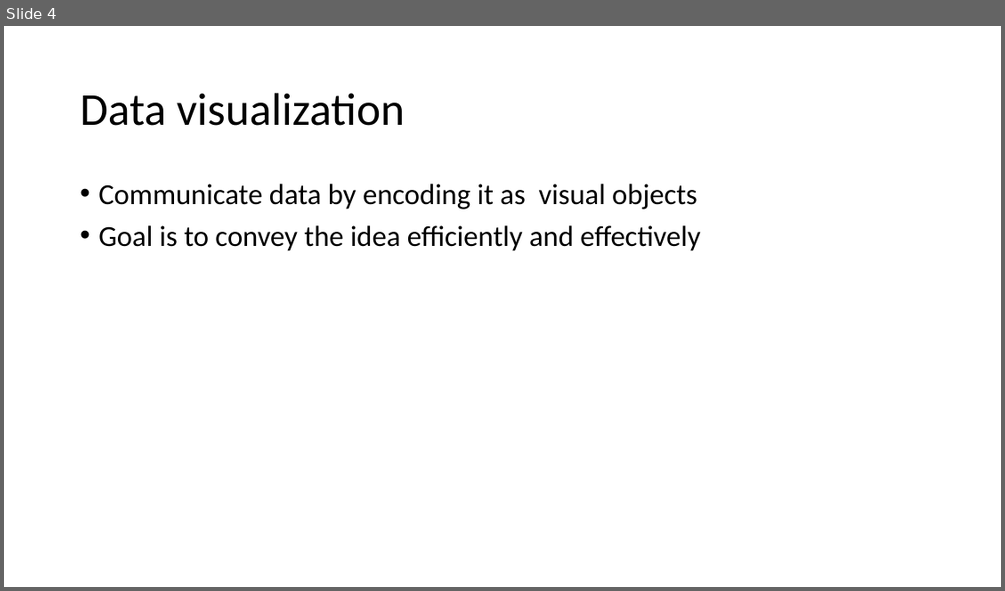
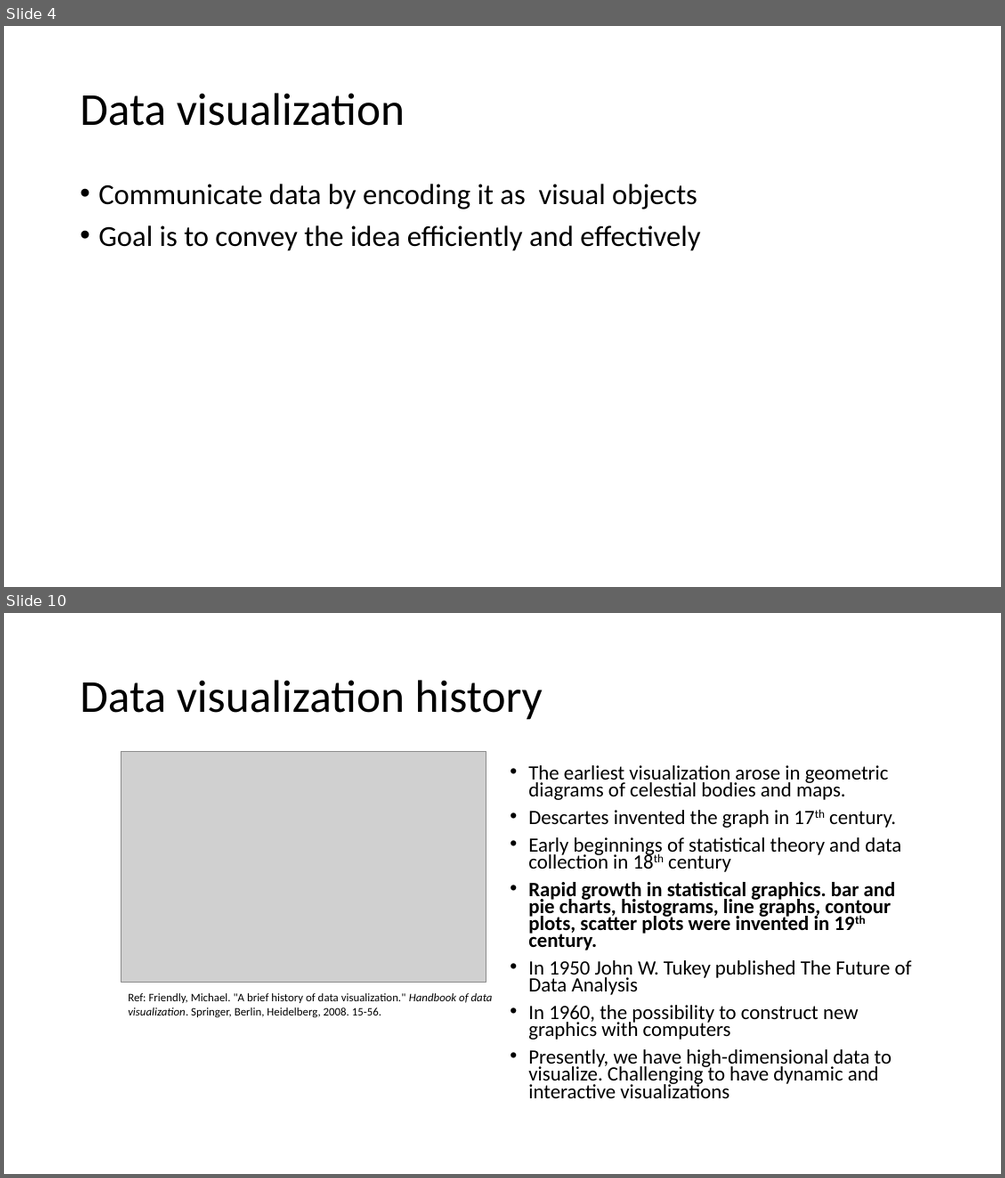
Before and after one commit to urmi-21/MOGtutorial, a slide deck: EDA_MOG.pptx. Shown one above the other, each under a label of ours: slide 4 before the commit, slides 4 and 10 after it; the slides between them are not shown. The pictures are 1005x591 and 1005x1178 pixels, drawn with LibreOffice and Linux fonts; fonts in the diff are those of the drawing; grey boxes stand for pictures. Boxes give left, top, right and bottom in pixels: in the first picture for what was removed or moved away, otherwise in the second. Text is boxed around its words. In the diff, an @@ line names an element or a change of style, - is before the commit and + after.

```diff
--- a/EDA_MOG.pptx
+++ b/EDA_MOG.pptx
@@ slide 10 added at box(4, 613, 1001, 1174), background #FFFFFF @@
@@ title added at box(80, 680, 542, 720), 44 pt, text #000000 @@
+Data visualization history
@@ picture added at box(121, 751, 486, 981) @@
@@ text added at box(528, 765, 912, 1098), 19.6 pt, text #000000 @@
+• The earliest visualization arose in geometric diagrams of celestial bodies and maps.
+• Descartes invented the graph in 17th century.
+• Early beginnings of statistical theory and data collection in 18th century
+• Rapid growth in statistical graphics. bar and pie charts, histograms, line graphs, contour plots, scatter plots were invented in 19th century.
+• In 1950 John W. Tukey published The Future of Data Analysis
+• In 1960, the possibility to construct new graphics with computers
+• Presently, we have high-dimensional data to visualize. Challenging to have dynamic and interactive visualizations
@@ text added at box(128, 993, 493, 1018), 11 pt, text #000000 @@
+Ref: Friendly, Michael. "A brief history of data visualization." Handbook of data visualization. Springer, Berlin, Heidelberg, 2008. 15-56.
```
Also in this commit, not shown: 1 slide changed, 18 other slides added, 3 slides removed.
